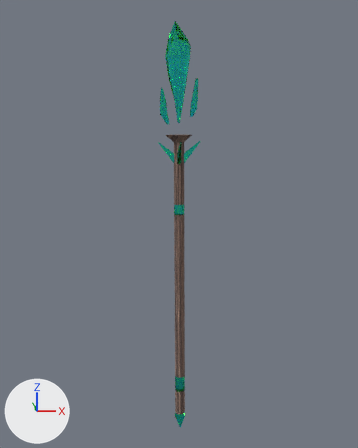
The Blender file Base Models/Weapons/Wand Staff/WandStaff2.blend as it was, and as the next commit left it.
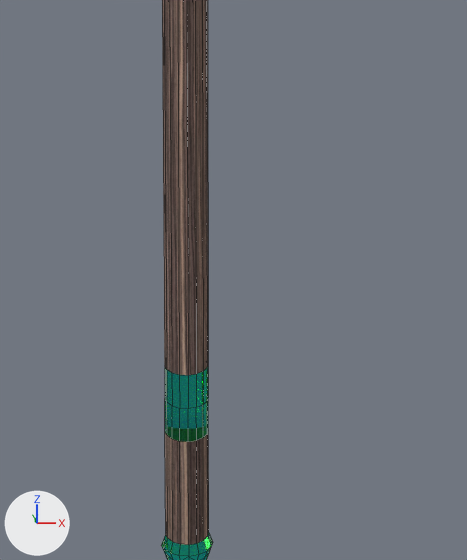
The first picture shows the older version from a camera (50 mm lens) standing at (-2.4, -13.81, 3.18) and looking at (-1.25, 1.19, 0.11). The close-ups show both versions on the part from 39% to 67% of the width and 66% to 93% of the height of that picture; other places that the commit changed are outside them. Lighting does not change. The marker at lower left points along +X, +Y and +Z. The close-ups show mesh edges as thin lines.

The scene before the commit, as lines of its bpy script (objects in view):
```python
me_cylinder_002 = bpy.data.meshes.new('Cylinder.002')
me_cylinder_002.from_pydata(...)  # 258 vertices, 256 faces; spans x -4.0..3.9, y -5.0..5.0, z -14.3..47.2
# faces by material slot: [156, 100]
me_cylinder_002.materials.append(mat_crystal)
me_cylinder_002.materials.append(mat_wood)
ob_cylinder_001 = bpy.data.objects.new('Cylinder.001', me_cylinder_002)
ob_cylinder_001.location = (-1.255, 1.084, 0.59)
ob_cylinder_001.rotation_euler = (0.0, 3.137, 0.0)  # degrees (0, 180, 0)
ob_cylinder_001.scale = (0.156, 0.156, 0.156)
```
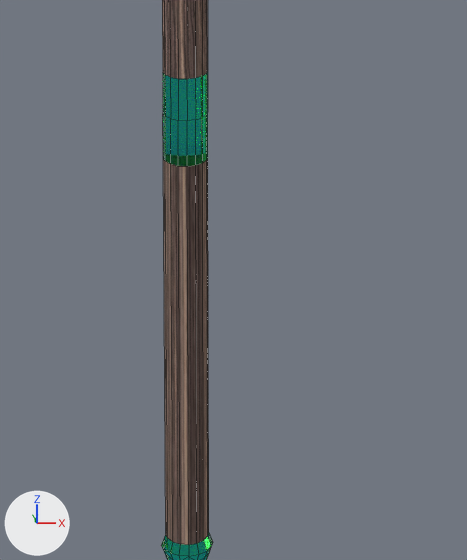
Edits to the scene script, one JSON object a line:
```json
{"block": "me_cylinder_002", "where": "# used by ob_cylinder_001; location = (-1.255, 1.084, 0.59); rotation_euler = (0.0, 3.137, 0.0), in degrees (0, 180, 0); scale = (0.156, 0.156, 0.156)"}
{"op": "remove", "block": "me_cylinder_002", "code": "me_cylinder_002.from_pydata(...)  # 258 vertices, 256 faces; spans x -4.0..3.9, y -5.0..5.0, z -14.3..47.2"}
{"op": "add", "block": "me_cylinder_002", "code": "me_cylinder_002.from_pydata(...)  # 258 vertices, 240 faces, 16 loose edges; spans x -4.0..3.9, y -5.0..5.0, z -14.3..47.2"}
{"block": "me_cylinder_002", "change": "me_cylinder_002 part 1"}
{"block": "me_cylinder_002", "change": "16 vertices are removed from x -1.0..1.0, y -0.9..0.9, z 37.0"}
{"block": "me_cylinder_002", "change": "16 faces are deleted"}
{"block": "me_cylinder_002", "change": "16 vertices in x -1.0..1.0, y -0.9..0.9, z -1.0 move by (0.0, 0.0, 4.3)"}
{"block": "me_cylinder_002", "change": "16 vertices in x -1.0..1.0, y -0.9..0.9, z 1.0 move by (0.0, 0.0, 6.2)"}
{"block": "me_cylinder_002", "change": "16 vertices in x -1.0..1.0, y -0.9..0.9, z 35.3 move by (0.0, 0.0, -14.1)"}
{"block": "me_cylinder_002", "change": "16 vertices in x -1.0..1.0, y -0.9..0.9, z 38.6 move by (0.0, 0.0, -13.3)"}
{"block": "me_cylinder_002", "change": "16 vertices in x -1.0..1.0, y -0.9..0.9, z 37.0 move by (0.0, 0.0, -13.9)"}
{"block": "me_cylinder_002", "change": "2 vertices are added at (0.3, -0.8, 34.8), (0.3, 0.8, 34.8)"}
{"block": "me_cylinder_002", "change": "14 new vertices lie (0.0, 0.0, 11.7) away from vertices in x -1.0..1.0, y -0.9..0.9, z 37.0"}
{"block": "me_cylinder_002", "change": "16 loose edges are added"}
```

Changed parts and their boxes [x1, y1, x2, y2] in the close-ups (467 x 560 px; the box of a moved part takes in the faces that stretch with it):
```json
{"part": 1, "of": "me_cylinder_002", "change": "moved or reshaped", "before": [162, 0, 209, 537], "after": [162, 0, 209, 537]}
```
